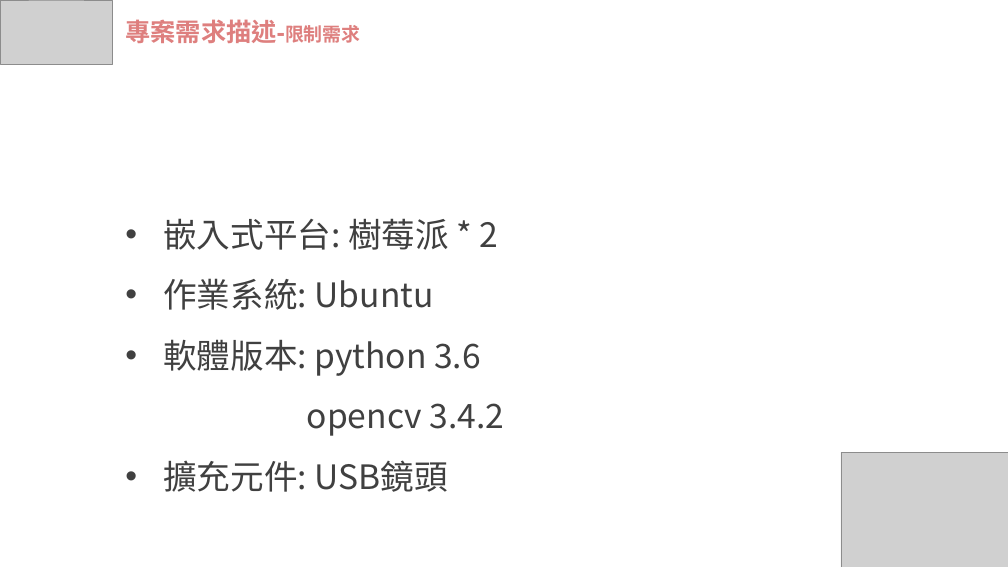
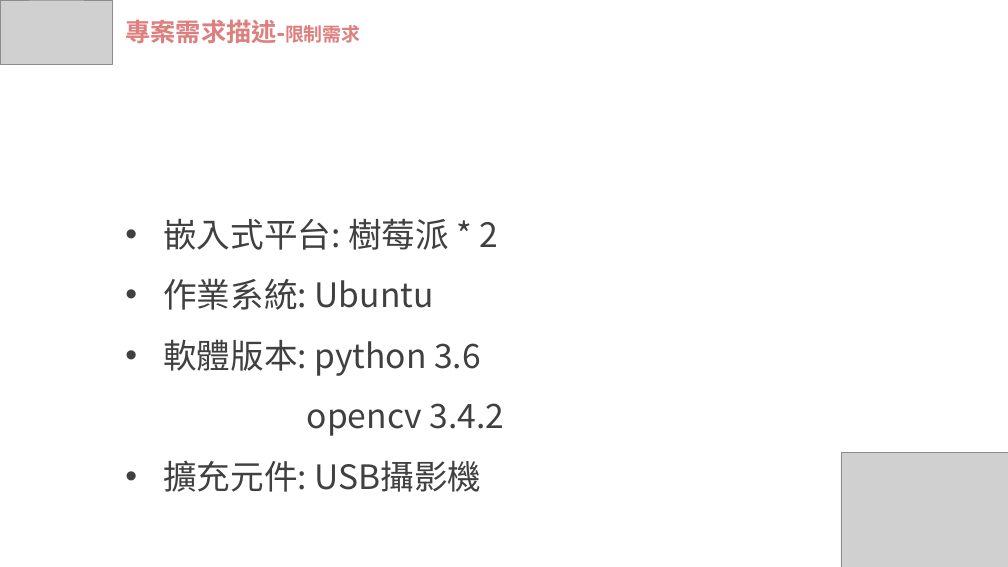
Before and after one commit to wasteee/Embedded-Image-Processing-final, a slide deck: slide 9 of IP_FRS.pptx (slide 10 before the commit). Drawn at 1008x567 pixels with LibreOffice and Linux fonts; fonts in the diff are those of the drawing; grey boxes stand for pictures. Boxes give left, top, right and bottom in pixels: in the first picture for what was removed or moved away, otherwise in the second. Text is boxed around its words. In the diff, an @@ line names an element or a change of style, - is before the commit and + after.

```diff
--- a/IP_FRS.pptx
+++ b/IP_FRS.pptx
@@ text at (x1=163, y1=460, x2=482, y2=492): text changed @@
-• 擴充元件: USB鏡頭
+• 擴充元件: USB攝影機
```
Also in this commit, not shown: 4 other slides changed, 1 slide removed.
